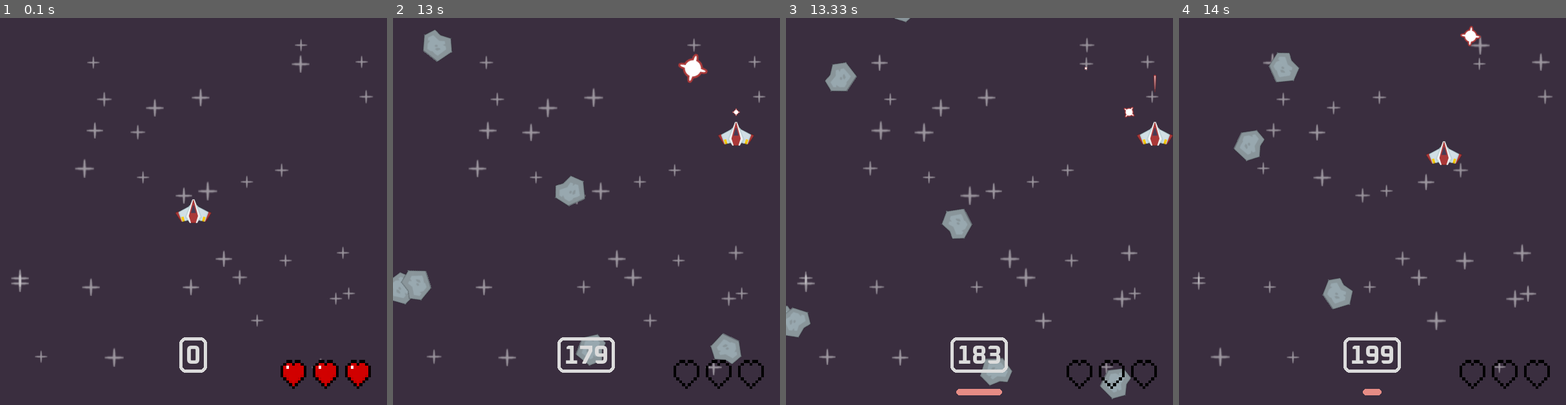
Above: before the commit, frames 1-4 (left to right).
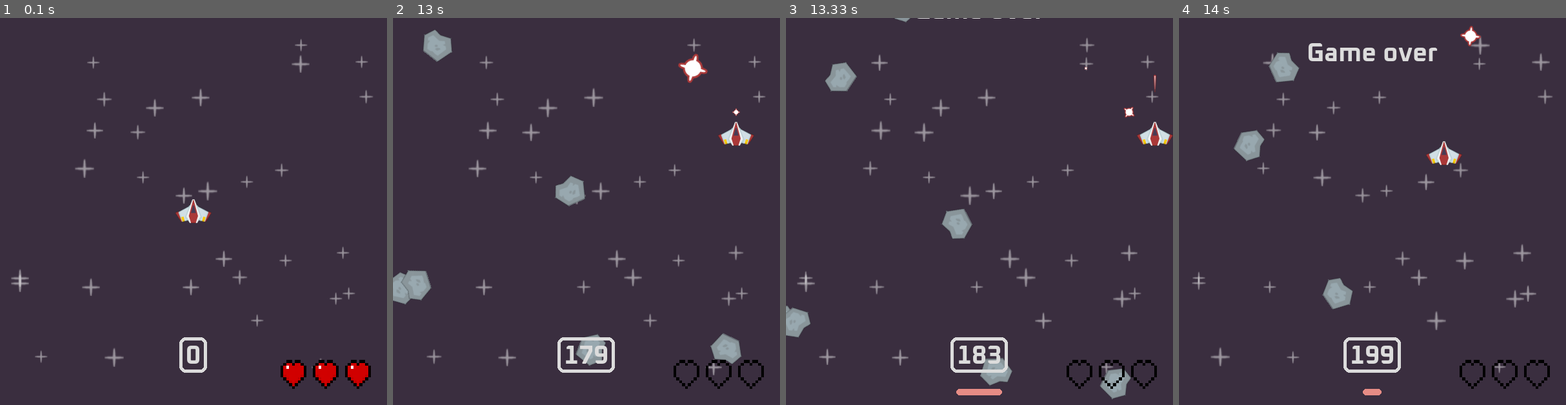
Above: after the commit, the same moments.

Repository: memorykingdom/pygame-space-shooters
Game: pygame game, started from code/main.py
Two runs of this game, one before a commit and one after it. Both use one fixed random seed, a clock stepped at 60 frames per second and the inputs below.
Inputs:
- Up to frame 1 (0.1 s): no input
- Up to frame 2 (13 s): tap Space at 0.33, 0.73, 1.03, 1.23, 1.53, 1.9, 2.3, 2.6, 2.8, 3.1, 3.3, 3.63, 3.93, 4.13, 4.43, 4.7, 5.03, 5.33, 5.47, 5.87, 6.17, 6.53, 6.93, 7.23, 7.43, 7.73, 7.93, 8.27, 8.57, 8.77, 9.07, 9.33, 9.67, 9.97, 10.1, 10.5, 10.8, 11.17, 11.57, 11.87, 12.07, 12.37, 12.57, 12.9 s; hold Up 0.67-1.13 s; hold D 1.17-1.8 s; hold Down 1.83-2.2 s; hold A 2.23-2.7 s; hold Right 2.73-3.2 s; hold W 3.23-3.53 s; hold Right 3.57-4.03 s; hold A 4.07-4.6 s; hold Down 4.63-4.93 s; hold A 4.97-5.37 s; hold Up 5.4-5.77 s; hold D 5.8-6.43 s; hold Down 6.47-6.83 s; hold A 6.87-7.33 s; hold Right 7.37-7.83 s; hold W 7.87-8.17 s; hold Right 8.2-8.67 s; hold A 8.7-9.23 s; hold Down 9.27-9.57 s; hold A 9.6-10 s; hold Up 10.03-10.4 s; hold D 10.43-11.07 s; hold Down 11.1-11.47 s; hold A 11.5-11.97 s; hold Right 12-12.47 s; hold W 12.5-12.8 s; hold Right from 12.83 s (still down)
- Up to frame 3 (13.33 s): tap Space at 13.2 s; release Right at 13.3 s
- Up to frame 4 (14 s): hold A 13.33-13.87 s; tap Space at 13.4, 13.7, 13.97 s; hold Down from 13.9 s (still down)

Frames 1-2 are identical in both runs. In frame 3, less than 0.1% of the frame differs, in the area x 34-66%, y 0-1%; in frame 4, 0.7%, in the area x 33-67%, y 6-12%.

Commit message:
Game over screen and quit

Diff:
--- a/code/main.py
+++ b/code/main.py
@@ -45,6 +45,70 @@
         self.meteors_hit = 0
         self.player_lives = 6
 
+class Player(pygame.sprite.Sprite):
+    player_surface = surface_prep(pathjoin("images", "player.png"))
+    player_mask = pygame.mask.from_surface(player_surface)
+
+    def __init__(self, groups):
+        super().__init__(groups)
+        self.image = Player.player_surface
+        self.rect = self.image.get_frect(center=(WINDOW_WIDTH / 2, WINDOW_HEIGHT / 2))
+        self.direction = pygame.Vector2()
+        self.speed = 300
+
+        # shooting
+        self.can_shoot = True
+        self.shoot_cooldown_ms = 400
+        self.last_shot_time = 0
+
+        # mask
+        self.mask = Player.player_mask
+
+    def move(self, dt):
+        keys = pygame.key.get_pressed()
+        self.direction.x = int(keys[pygame.K_d] or keys[pygame.K_RIGHT]) - int(keys[pygame.K_a] or keys[pygame.K_LEFT])
+        self.direction.y = int(keys[pygame.K_s] or keys[pygame.K_DOWN]) - int(keys[pygame.K_w] or keys[pygame.K_UP])
+
+        if self.direction: # (0, 0) = Falsey
+            self.direction = self.direction.normalize()
+
+        self.rect.center += self.direction * self.speed * dt
+        self.rect.clamp_ip(display_rect) # Keeps the player within the display area
+
+    def shoot(self):
+        single_action_key = pygame.key.get_just_pressed()
+        if single_action_key[pygame.K_SPACE] and self.can_shoot:
+            Laser((all_sprites, elements_layer, laser_group), midbottom=self.rect.midtop)
+            laser_sound.play()
+
+            self.can_shoot = False
+            self.last_shot_time = pygame.time.get_ticks()
+            CooldownBar((all_sprites, ui_layer), self.shoot_cooldown_ms)
+
+        if not self.can_shoot: # If can't shoot, check the timer
+            current_time = pygame.time.get_ticks()
+            if current_time - self.last_shot_time >= self.shoot_cooldown_ms:
+                self.can_shoot = True
+
+    def collide(self, user):
+        global running
+
+        meteor_collisions = pygame.sprite.spritecollide(
+            self, meteor_group, dokill=True, collided=pygame.sprite.collide_mask)
+        if meteor_collisions:
+            for meteor in meteor_collisions:
+                AnimatedExplosion((all_sprites, elements_layer), meteor.rect.center)
+            damage_sound.play()
+            user.player_lives -= 1
+            if user.player_lives <= 0:
+                GameOverDisplay((all_sprites, ui_layer))
+
+    def update(self, *args, **kwargs):
+        user = kwargs.get('user')
+        self.move(kwargs.get('dt', 0))
+        self.shoot()
+        self.collide(user)
+
 # Sprites
 class CooldownBar(pygame.sprite.Sprite):
     def __init__(self, groups, duration_ms):
@@ -62,68 +126,6 @@
             pygame.draw.rect(self.image, pygame.Color(230, 140, 133), draw_rect, border_radius=10)
         else:
             self.kill()
-
-class Player(pygame.sprite.Sprite):
-    player_surface = surface_prep(pathjoin("images", "player.png"))
-    player_mask = pygame.mask.from_surface(player_surface)
-
-    def __init__(self, groups):
-        super().__init__(groups)
-        self.image = Player.player_surface
-        self.rect = self.image.get_frect(center=(WINDOW_WIDTH / 2, WINDOW_HEIGHT / 2))
-        self.direction = pygame.Vector2()
-        self.speed = 300
-
-        # shooting
-        self.can_shoot = True
-        self.shoot_cooldown_ms = 400
-        self.last_shot_time = 0
-
-        # mask
-        self.mask = Player.player_mask
-
-    def move(self, dt):
-        keys = pygame.key.get_pressed()
-        self.direction.x = int(keys[pygame.K_d] or keys[pygame.K_RIGHT]) - int(keys[pygame.K_a] or keys[pygame.K_LEFT])
-        self.direction.y = int(keys[pygame.K_s] or keys[pygame.K_DOWN]) - int(keys[pygame.K_w] or keys[pygame.K_UP])
-
-        if self.direction: # (0, 0) = Falsey
-            self.direction = self.direction.normalize()
-
-        self.rect.center += self.direction * self.speed * dt
-        self.rect.clamp_ip(display_rect) # Keeps the player within the display area
-
-    def shoot(self):
-        single_action_key = pygame.key.get_just_pressed()
-        if single_action_key[pygame.K_SPACE] and self.can_shoot:
-            Laser((all_sprites, elements_layer, laser_group), midbottom=self.rect.midtop)
-            laser_sound.play()
-
-            self.can_shoot = False
-            self.last_shot_time = pygame.time.get_ticks()
-            CooldownBar((all_sprites, ui_layer), self.shoot_cooldown_ms)
-
-        if not self.can_shoot: # If can't shoot, check the timer
-            current_time = pygame.time.get_ticks()
-            if current_time - self.last_shot_time >= self.shoot_cooldown_ms:
-                self.can_shoot = True
-
-    def collide(self, user):
-        meteor_collisions = pygame.sprite.spritecollide(
-            self, meteor_group, dokill=True, collided=pygame.sprite.collide_mask)
-        if meteor_collisions:
-            for meteor in meteor_collisions:
-                AnimatedExplosion((all_sprites, elements_layer), meteor.rect.center)
-
-            damage_sound.play()
-            user.player_lives -= 1
-            print(f"There are {user.player_lives} lives left for the player")
-
-    def update(self, *args, **kwargs):
-        user = kwargs.get('user')
-        self.move(kwargs.get('dt', 0))
-        self.shoot()
-        self.collide(user)
 
 class Star(pygame.sprite.Sprite):
     original_surface = surface_prep(pathjoin("images", "star.png"))
@@ -247,7 +249,6 @@
             self.kill()
 
 class HealthBar(pygame.sprite.Sprite):
-
     @classmethod
     def _surface_setup(cls, name: str):
         org_surface = pygame.image.load(pathjoin("images", "hearts", f"{name}.png"))
@@ -290,6 +291,22 @@
         self.image.blit(number_surface,
                         number_surface.get_frect(center=(self.rect.width / 2, self.rect.height / 2 + 7)))
         pygame.draw.rect(self.image, self.color, pygame.FRect((0, 0), self.rect.size), width=5, border_radius=10)
+
+class GameOverDisplay(pygame.sprite.Sprite):
+    def __init__(self, groups):
+        super().__init__(groups)
+        self.image = font.render("Game over", antialias=True, color=(220, 220, 220))
+        self.rect = self.image.get_frect(center=(WINDOW_WIDTH / 2, -40))
+        self.time_created = pygame.time.get_ticks()
+
+    def update(self, *args, **kwargs):
+        super().update(*args, **kwargs)
+        dt = kwargs.get('dt', 0)
+        if self.rect.centery < WINDOW_HEIGHT / 2:
+            self.rect.centery += 100 * dt
+        if pygame.time.get_ticks() - self.time_created >= 5000:
+            global running
+            running = False
 
 # Scene Building
 user = User()
